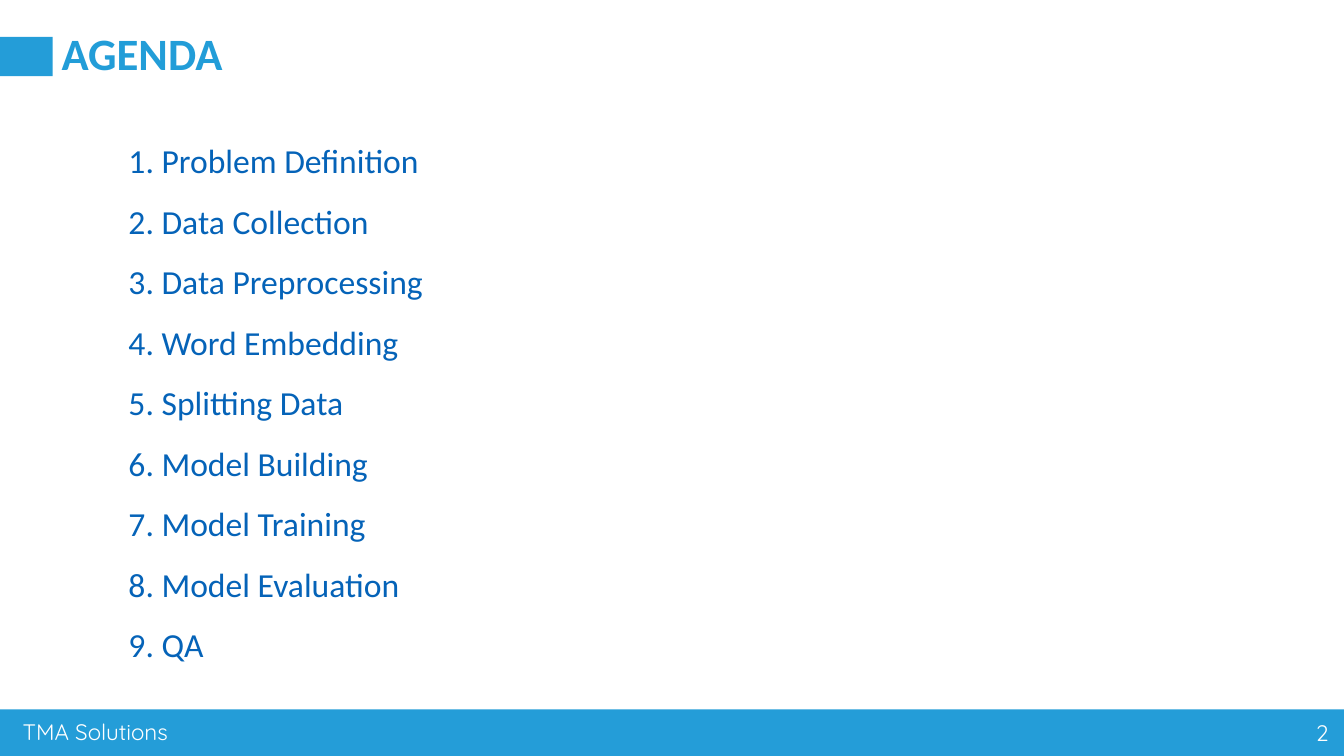
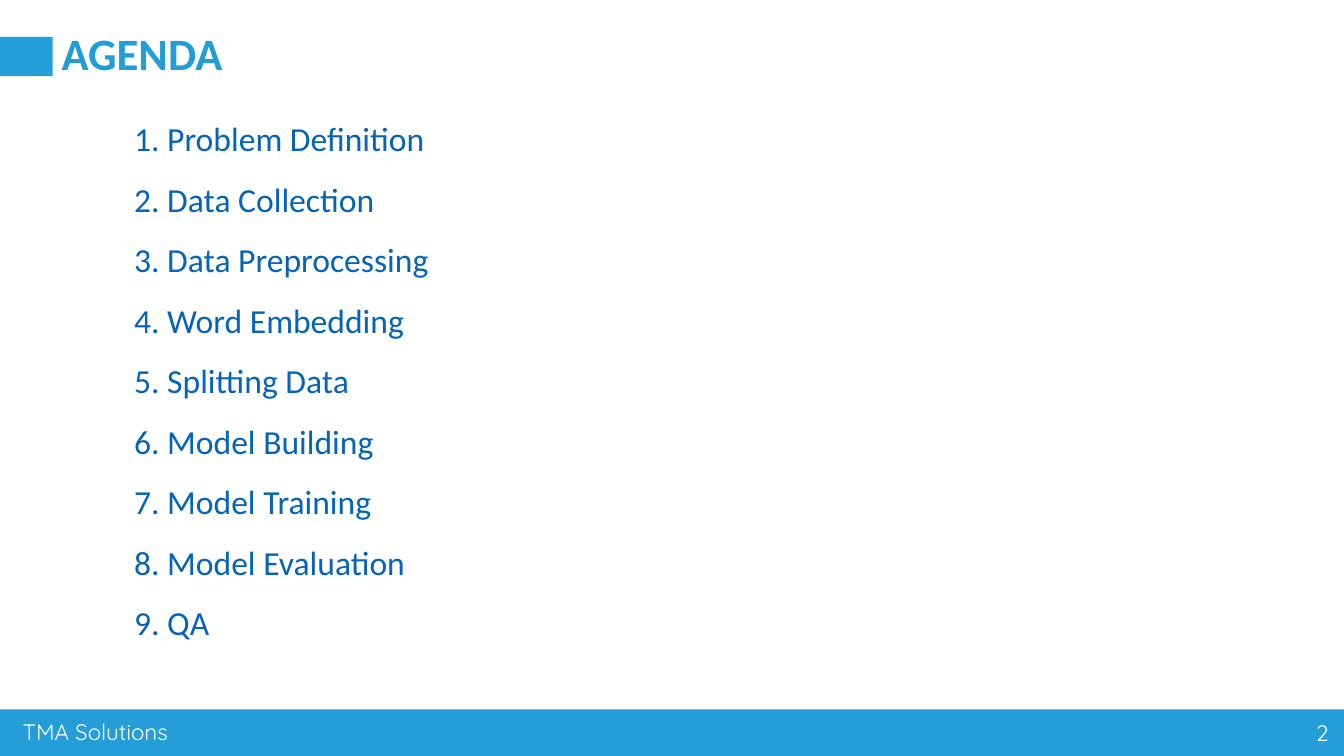
Before and after one commit to nguyenvanhuy0612/DL-1, a slide deck: slide 2 of Workshop-3_AI Advance Training_Group 80.pptx. Drawn at 1344x756 pixels with LibreOffice and Linux fonts; fonts in the diff are those of the drawing. Boxes give left, top, right and bottom in pixels: in the first picture for what was removed or moved away, otherwise in the second. Text is boxed around its words. In the diff, an @@ line names an element or a change of style, - is before the commit and + after.

```diff
--- a/Workshop-3_AI Advance Training_Group 80.pptx
+++ b/Workshop-3_AI Advance Training_Group 80.pptx
@@ text "1. Problem Definition" moved from (x1=128, y1=149, x2=423, y2=662) to (x1=134, y1=127, x2=428, y2=640) @@
```
Also in this commit, not shown: 3 other slides changed.
